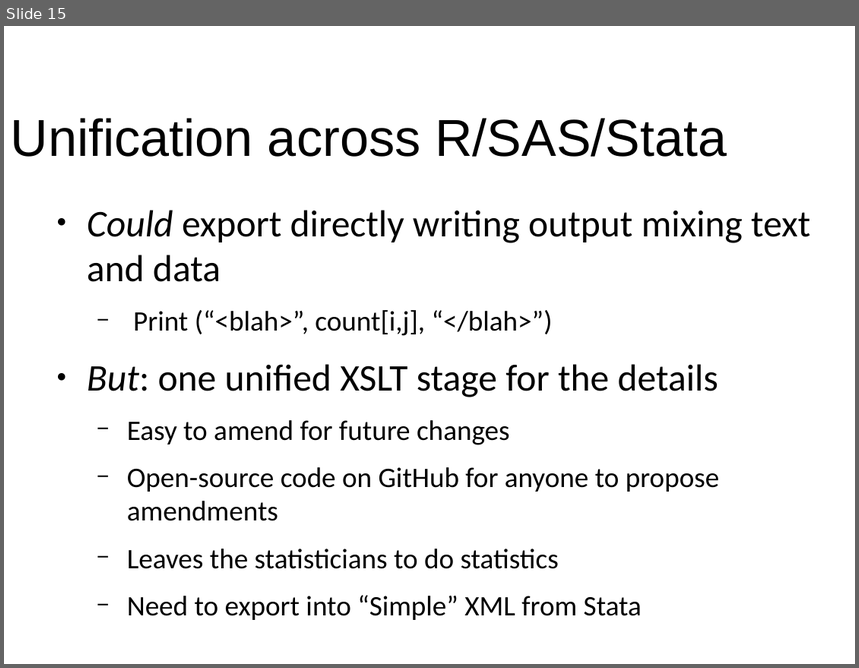
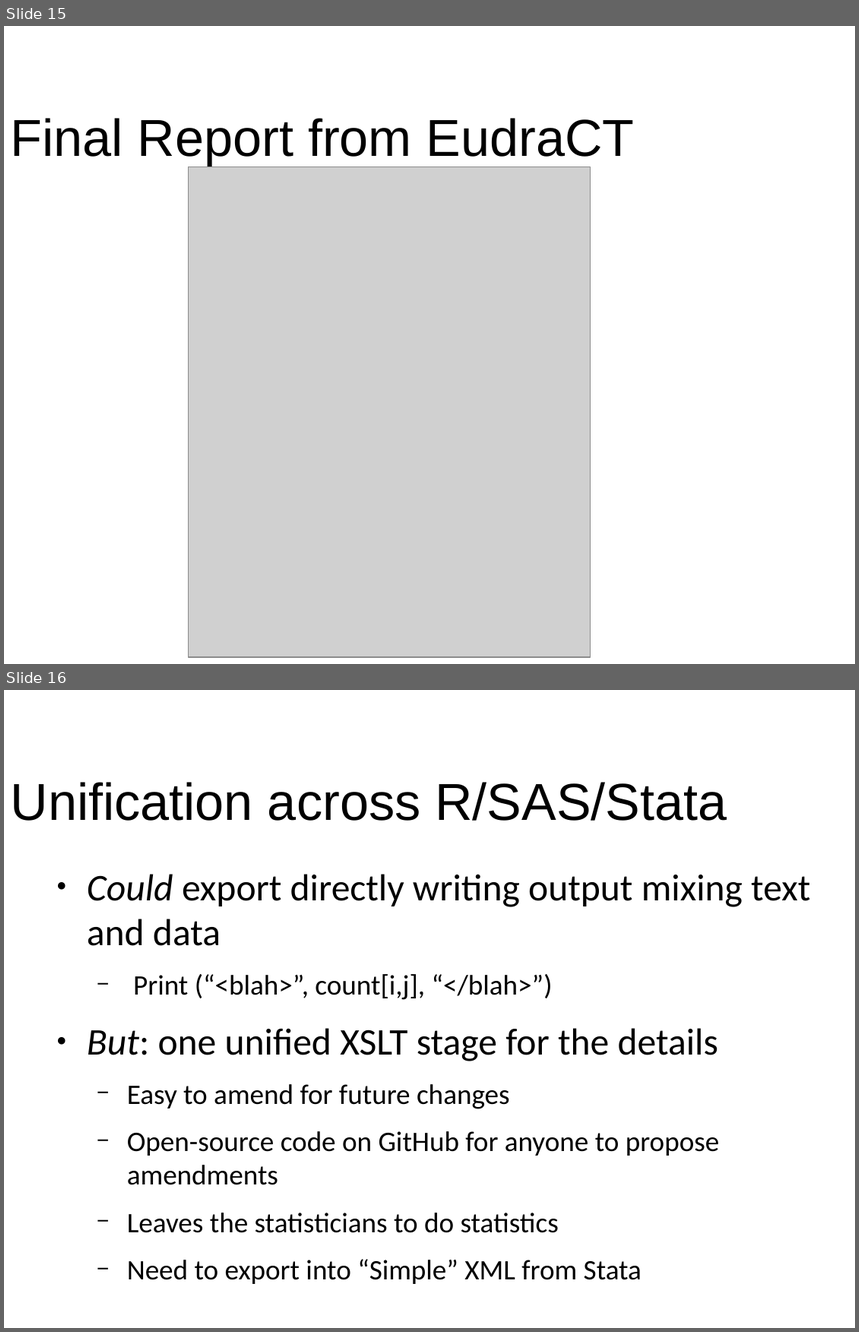
Before and after one commit to shug0131/eudraCT, a slide deck: documentation/Eudract Project Stats Leads.pptx. Shown one above the other, each under a label of ours: slide 15 before the commit, slides 15 and 16 after it. The pictures are 859x668 and 859x1332 pixels, drawn with LibreOffice and Linux fonts; fonts in the diff are those of the drawing; grey boxes stand for pictures; background and template pictures are left out. Boxes give left, top, right and bottom in pixels: in the first picture for what was removed or moved away, otherwise in the second. Text is boxed around its words. In the diff, an @@ line names an element or a change of style, - is before the commit and + after.

```diff
--- a/documentation/Eudract Project Stats Leads.pptx
+++ b/documentation/Eudract Project Stats Leads.pptx
@@ slide 15 added at box(4, 26, 855, 664), background #FFFFFF @@
@@ text added at box(11, 118, 635, 166), 44 pt, text #000000 @@
+Final Report from EudraCT
@@ picture added at box(188, 167, 591, 658) @@
@@ what was slide 15 is now slide 16 @@
```
Also in this commit, not shown: 3 slides changed, 2 other slides added, 2 slides removed, 23 other files.
